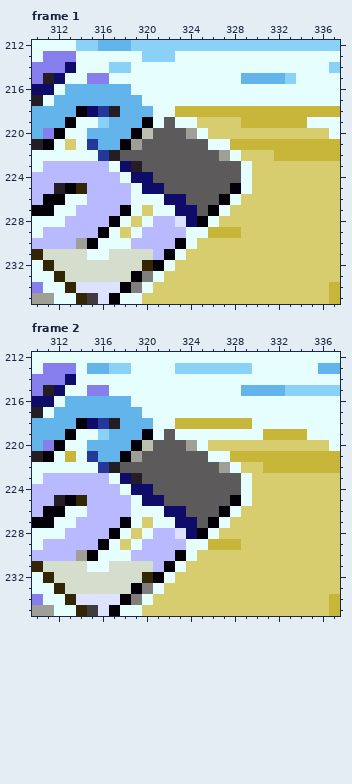
A pixel-art file gets an edit: resources/aseprite/bay.aseprite. That is the earlier state.
432x243 pixels, 2 frames. Shown: frame 1: x 310..337, y 212..235; frame 2: x 310..337, y 212..235. The commit also changed other frames or places, which this record leaves out.
And afterwards:
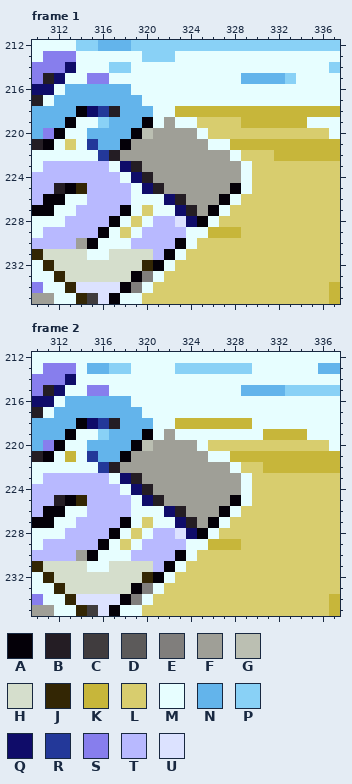
Palette (. is transparent): A #040008  B #241d24  C #403c3e  D #5c5a5a  E #807e7c  F #9f9f97  G #bbbfb2  H #d5decc  J #332604  K #c7b63a  L #d8cd6e  M #e7feff  N #63b4eb  P #89d1f6  Q #0f0c69  R #233899  S #877eed  T #b8b9ff  U #dce2ff
Change:
{"where": "frame 1, layer \"cores\""}
{"frame":1,"y":219,"x":322,"old":"D","new":"F"}
{"frame":1,"y":220,"x":321,"old":"DDD","new":"FFF"}
{"frame":1,"y":221,"x":320,"old":"DDDDDD","new":"FFFFFF"}
{"frame":1,"y":222,"x":318,"old":"DDDDDDDDD","new":"FFFFFFFFF"}
{"frame":1,"y":223,"x":320,"old":"DDDDDDDDD","new":"FFFFFFFFF"}
{"frame":1,"y":224,"x":320,"old":"QDDDDDDDD","new":"BFFFFFFFF"}
{"frame":1,"y":225,"x":321,"old":"QDDDDDD","new":"BFFFFFF"}
{"frame":1,"y":226,"x":323,"old":"QDDD","new":"BFFF"}
{"frame":1,"y":227,"x":324,"old":"QD","new":"BF"}
{"where": "frame 2, layer \"cores\""}
{"frame":2,"y":219,"x":322,"old":"D","new":"F"}
{"frame":2,"y":220,"x":321,"old":"DDD","new":"FFF"}
{"frame":2,"y":221,"x":320,"old":"DDDDDD","new":"FFFFFF"}
{"frame":2,"y":222,"x":318,"old":"DDDDDDDDD","new":"FFFFFFFFF"}
{"frame":2,"y":223,"x":320,"old":"DDDDDDDDD","new":"FFFFFFFFF"}
{"frame":2,"y":224,"x":320,"old":"QDDDDDDDD","new":"BFFFFFFFF"}
{"frame":2,"y":225,"x":321,"old":"QDDDDDD","new":"BFFFFFF"}
{"frame":2,"y":226,"x":323,"old":"QDDD","new":"BFFF"}
{"frame":2,"y":227,"x":324,"old":"QD","new":"BF"}
